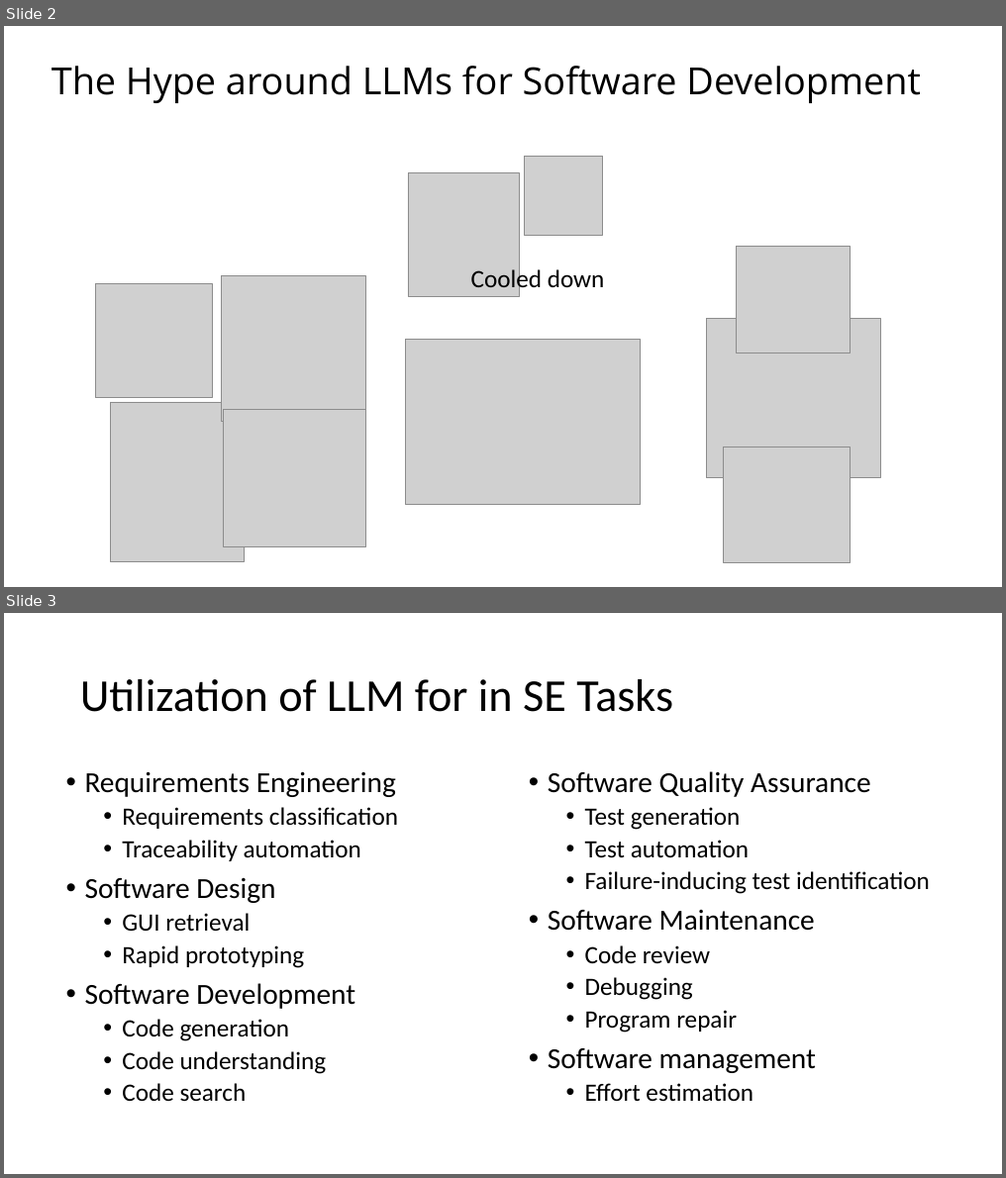
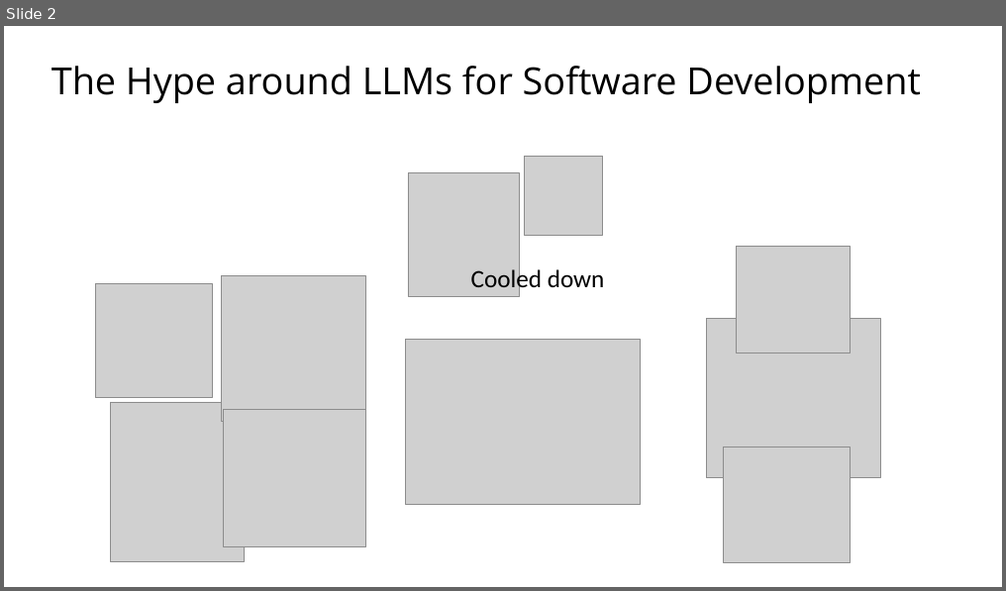
Before and after one commit to johnxu21/johnxu21.github.io, a slide deck: teaching/CS472/Timetable/LLM.pptx. Shown one above the other, each under a label of ours: slides 2 and 3 before the commit, slide 2 after it. The pictures are 1006x1178 and 1006x591 pixels, drawn with LibreOffice and Linux fonts; fonts in the diff are those of the drawing; grey boxes stand for pictures. Boxes give left, top, right and bottom in pixels: in the first picture for what was removed or moved away, otherwise in the second. Text is boxed around its words. In the diff, an @@ line names an element or a change of style, - is before the commit and + after.

```diff
--- a/teaching/CS472/Timetable/LLM.pptx
+++ b/teaching/CS472/Timetable/LLM.pptx
@@ slide 3 removed at [4, 613, 1002, 1174], background #FFFFFF @@
@@ title removed at [80, 679, 673, 712] @@
-Utilization of LLM for in SE Tasks
@@ text removed at [85, 771, 398, 1102] @@
-• Requirements Engineering
-  • Requirements classification
-  • Traceability automation
-• Software Design
-  • GUI retrieval
-  • Rapid prototyping
-• Software Development
-  • Code generation
-  • Code understanding
-  • Code search
@@ text removed at [548, 771, 930, 1102] @@
-• Software Quality Assurance
-  • Test generation
-  • Test automation
-  • Failure-inducing test identification
-• Software Maintenance
-  • Code review
-  • Debugging
-  • Program repair
-• Software management
-  • Effort estimation
```
Also in this commit, not shown: 1 slide changed, 3 slides added, 2 other files.
